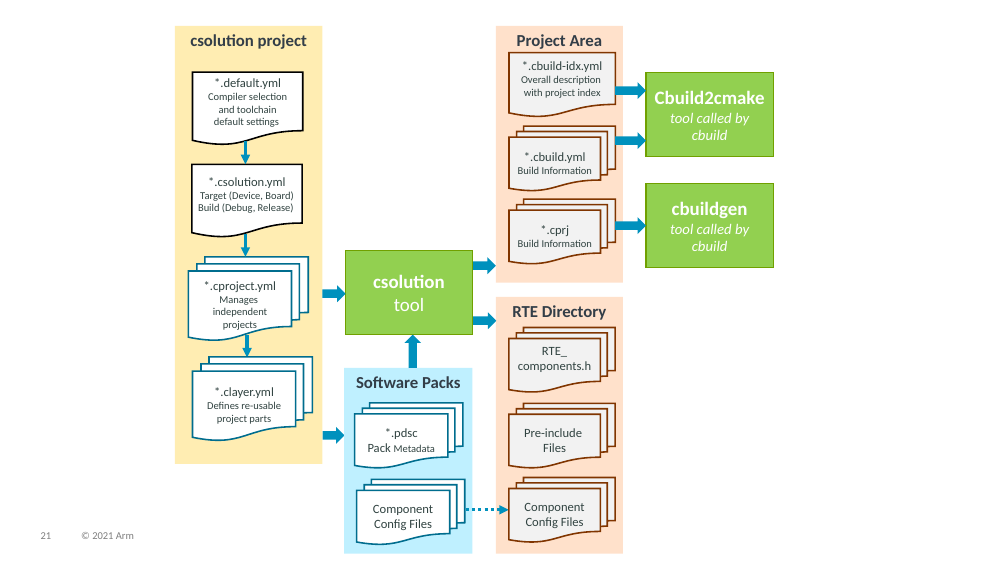
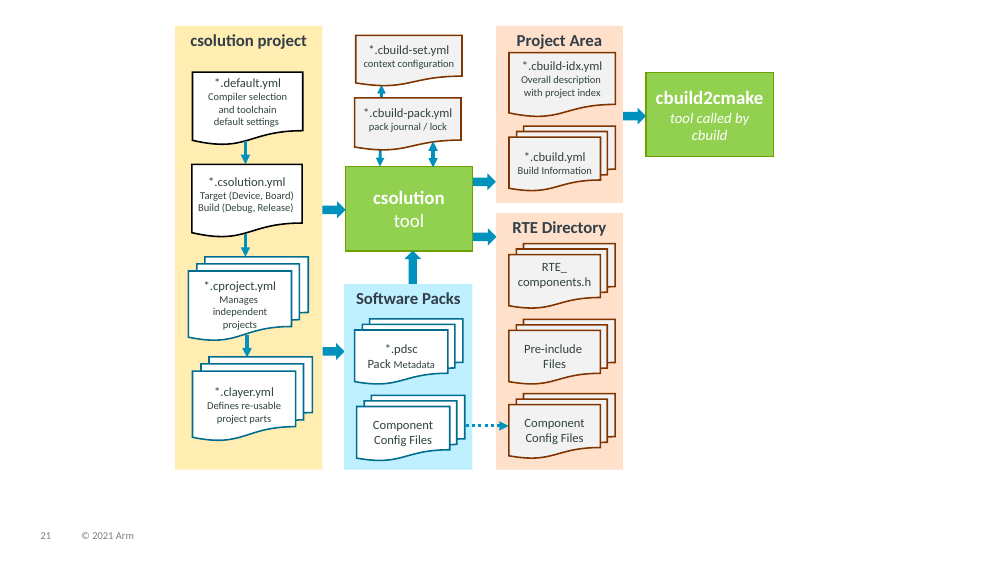
Before and after one commit to Open-CMSIS-Pack/cmsis-toolbox, a slide deck: slide 21 of docs/images/overview.pptx. Drawn at 1008x567 pixels with LibreOffice and Linux fonts; fonts in the diff are those of the drawing. Boxes give left, top, right and bottom in pixels: in the first picture for what was removed or moved away, otherwise in the second. Text is boxed around its words. In the diff, an @@ line names an element or a change of style, - is before the commit and + after.

Commit message:
Documentation for CMSIS-Toolbox 2.5.0 (#149)
CMake process described
Added `select-compiler:` in `cbuild-idx.yml`
Documented `--output:` option
Added regular expression to `for-context`/`not-for-context`
Added `add-asm-path` to YML input

```diff
--- a/docs/images/overview.pptx
+++ b/docs/images/overview.pptx
@@ rectangle "csolution project": place and size @@
-rectangle "csolution project" at bbox=[175, 26, 322, 464]
+rectangle "csolution project" at bbox=[175, 26, 322, 470]
@@ rectangle "Project Area": place and size @@
-rectangle "Project Area" at bbox=[496, 26, 623, 283]
+rectangle "Project Area" at bbox=[496, 26, 623, 203]
@@ flow chart document added at bbox=[356, 36, 463, 86], fill #F2F2F2, outline #803600 1.5 pt, 10 pt, text #314341 @@
+*.cbuild-set.yml
+context configuration
@@ double arrow added from (380, 166) to (382, 85), #0091BD 2.75 pt @@
@@ flow chart document added at bbox=[355, 98, 461, 150], fill #F2F2F2, outline #803600 1.5 pt, 12 pt, text #314341 @@
+*.cbuild-pack.yml
+pack journal / lock
@@ right arrow: place and size @@
-right arrow at bbox=[616, 82, 647, 99]
+right arrow at bbox=[623, 107, 646, 124]
@@ text in rectangle at bbox=[670, 113, 749, 140]: text changed @@
-Cbuild2cmake
-tool called by cbuild
+cbuild2cmake
+tool called by cbuild
@@ double arrow added from (433, 168) to (433, 141), #0091BD 3 pt @@
@@ right arrow removed at bbox=[616, 132, 647, 149] @@
@@ flow chart multidocument removed at bbox=[509, 200, 616, 264] @@
-*.cprj
-Build Information
@@ rectangle removed at bbox=[647, 184, 774, 268] @@
-cbuildgen
-tool called by cbuild
@@ right arrow removed at bbox=[616, 217, 647, 234] @@
@@ 5 flow chart multidocuments, 5 right arrows, 3 rectangles, 1 arrow: place and size @@
-5 flow chart multidocuments, 5 right arrows, 3 rectangles, 1 arrow at bbox=[323, 250, 623, 554]
+5 flow chart multidocuments, 5 right arrows, 3 rectangles, 1 arrow at bbox=[323, 166, 623, 470]
```
Also in this commit, not shown: 1 other slide changed, 14 other files.
